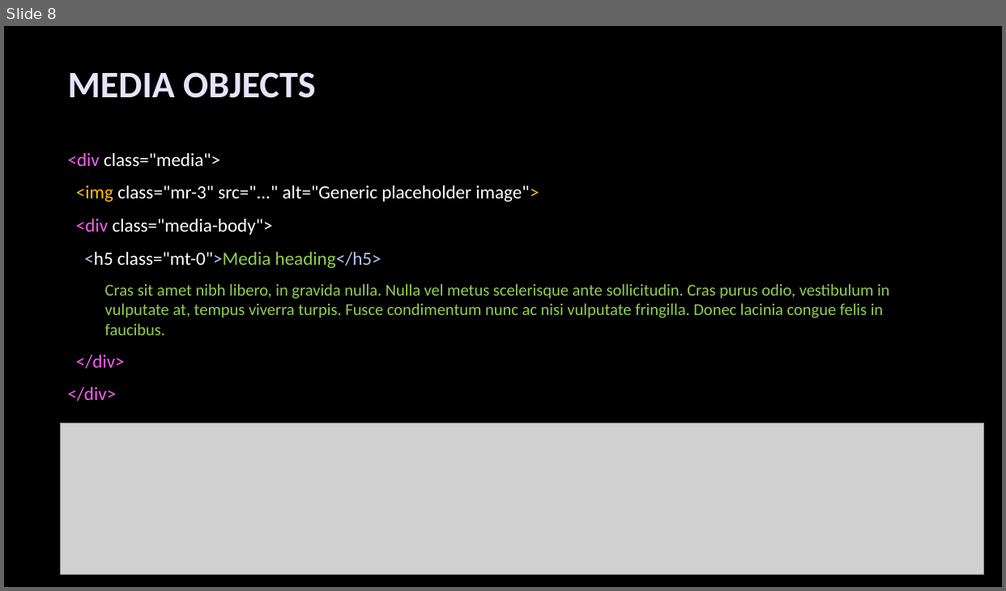
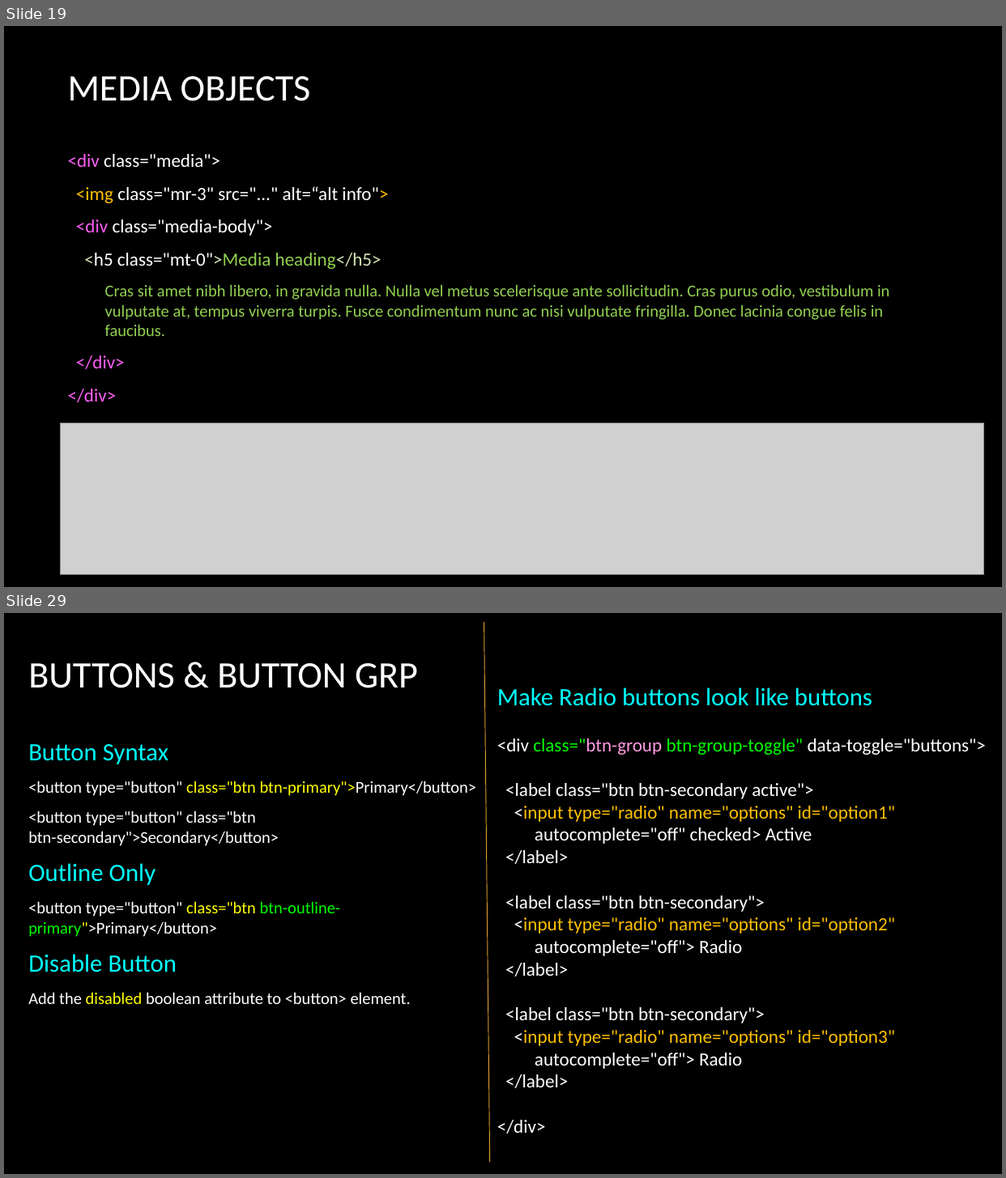
Before and after one commit to deepavn/bootstrap4, a slide deck: material/Bootstrap_Layout.pptx. Shown one above the other, each under a label of ours: slide 8 before the commit, slides 19 and 29 after it; the slides between them are not shown. The pictures are 1006x591 and 1006x1178 pixels, drawn with LibreOffice and Linux fonts; fonts in the diff are those of the drawing; grey boxes stand for pictures; background and template pictures are left out. Boxes give left, top, right and bottom in pixels: in the first picture for what was removed or moved away, otherwise in the second. Text is boxed around its words. In the diff, an @@ line names an element or a change of style, - is before the commit and + after.

```diff
--- a/material/Bootstrap_Layout.pptx
+++ b/material/Bootstrap_Layout.pptx
@@ slide 29 added at (x1=4, y1=613, x2=1002, y2=1174), background picture (left out) @@
@@ line added from (484, 622) to (490, 1162), #DD9D31 0.75 pt @@
@@ title added at (x1=28, y1=663, x2=418, y2=688), 36 pt, text #FFFFFF @@
+BUTTONS & BUTTON GRP
@@ text added at (x1=497, y1=688, x2=986, y2=1134), 18 pt, text #FFFFFF @@
+Make Radio buttons look like buttons
+<div class="btn-group btn-group-toggle" data-toggle="buttons">
+<label class="btn btn-secondary active">
+<input type="radio" name="options" id="option1"
+autocomplete="off" checked> Active
+</label>
+<label class="btn btn-secondary">
+<input type="radio" name="options" id="option2"
+autocomplete="off"> Radio
+</label>
+<label class="btn btn-secondary">
+<input type="radio" name="options" id="option3"
+autocomplete="off"> Radio
+</label>
+</div>
@@ text added at (x1=28, y1=744, x2=476, y2=1004), 16 pt, text #FFFFFF @@
+Button Syntax
+<button type="button" class="btn btn-primary">Primary</button>
+<button type="button" class="btn btn-secondary">Secondary</button>
+Outline Only
+<button type="button" class="btn btn-outline-primary">Primary</button>
+Disable Button
+Add the disabled boolean attribute to <button> element.
@@ what was slide 8 is now slide 19 @@
@@ slide 19 changed as well @@
@@ title "MEDIA OBJECTS" at (x1=68, y1=76, x2=311, y2=101): text colour #E7E3F9 to #FFFFFF, bold off @@
@@ text at (x1=76, y1=186, x2=388, y2=203): text changed @@
-<img class="mr-3" src="..." alt="Generic placeholder image">
+<img class="mr-3" src="..." alt=“alt info">
@@ text at (x1=84, y1=253, x2=381, y2=269): text colour #B5C8F5 to #D3E3B7 in "<h5 class="mt-0">Media heading</h5>" @@
```
Also in this commit, not shown: 5 other slides changed, 27 other slides added, 2 slides removed, 2 other files.
